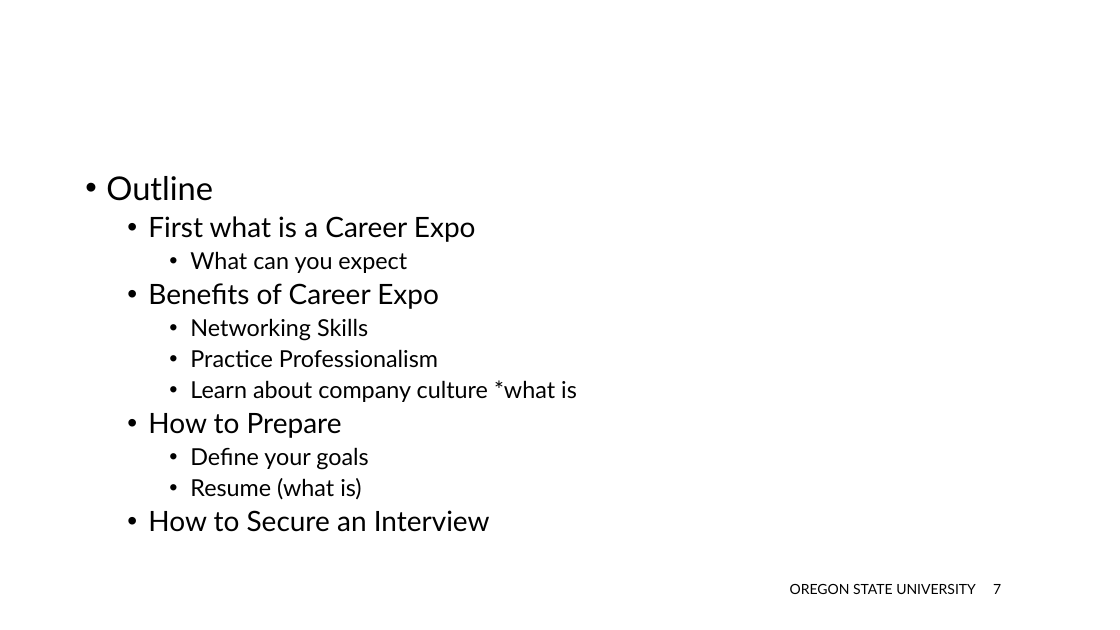
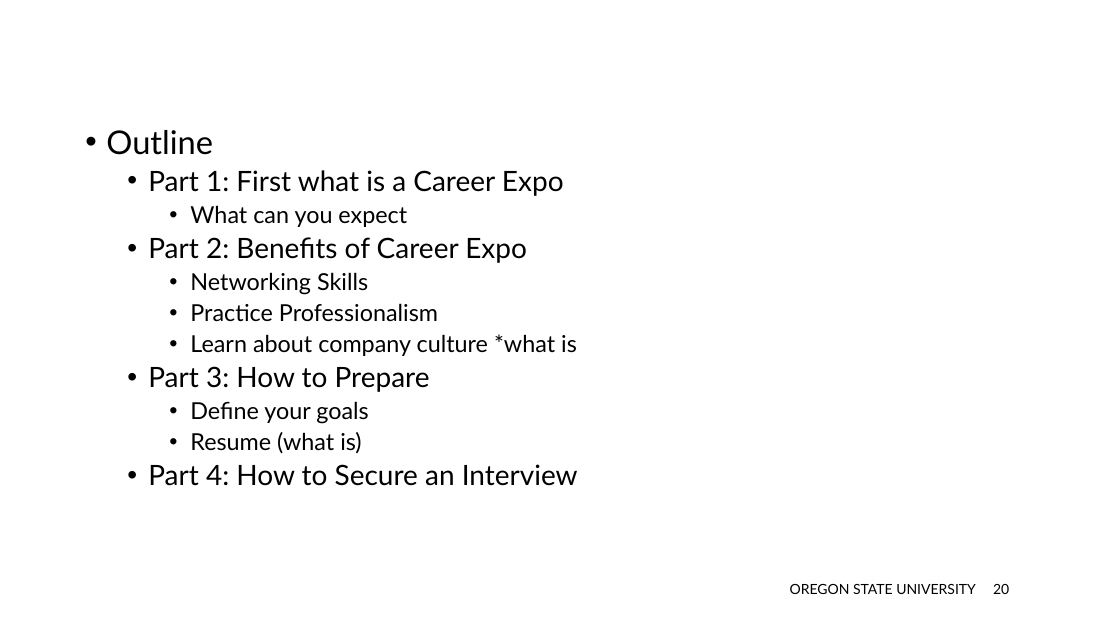
Before and after one commit to davicx/david, a slide deck: slide 21 of career/Career- 2022/OSU- COB Instructor/OSU- Career.pptx (slide 8 before the commit). Drawn at 1120x630 pixels with LibreOffice and Linux fonts; fonts in the diff are those of the drawing. Boxes give left, top, right and bottom in pixels: in the first picture for what was removed or moved away, otherwise in the second. Text is boxed around its words. In the diff, an @@ line names an element or a change of style, - is before the commit and + after.

```diff
--- a/career/Career- 2022/OSU- COB Instructor/OSU- Career.pptx
+++ b/career/Career- 2022/OSU- COB Instructor/OSU- Career.pptx
@@ text "Outline": place and size @@
-text "Outline" at <box>106,176,577,532</box>
+text "Outline" at <box>106,130,578,486</box>
@@ text at <box>148,170,564,196</box>: text changed @@
-  • First what is a Career Expo
+  • Part 1: First what is a Career Expo
@@ text at <box>148,237,527,263</box>: text changed @@
-  • Benefits of Career Expo
+  • Part 2: Benefits of Career Expo
@@ text at <box>148,366,430,392</box>: text changed @@
-  • How to Prepare
+  • Part 3: How to Prepare
@@ text at <box>148,464,578,486</box>: text changed @@
-  • How to Secure an Interview
+  • Part 4: How to Secure an Interview
@@ page number at <box>993,584,1009,594</box>: text changed @@
-7
+20
```
Also in this commit, not shown: 2 other slides changed, 20 slides added, 2 slides removed, 2 other files.
